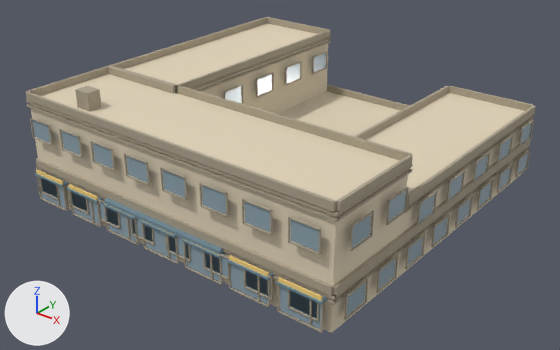
One commit to the glTF model public/buildings/commercial_4x4_court.glb: the scene before it, then after it.
Camera for both pictures: a 50 mm camera at (53.4, -34.0, 31.1) aimed at (15.6, 13.3, 1.8). Every picture has the same lights, and +X, +Y and +Z are marked at lower left. The picture after the commit comes second. Vertices at exactly the same position are counted once.

Before the edit, the objects in view are built like this:
```python
mat_commercial_4x4_court_awning = principled_material('commercial_4x4_court_awning')
mat_commercial_4x4_court_awning.base_color = (0.18, 0.28, 0.34)  # greyish blue #76909e
mat_commercial_4x4_court_awning.roughness = 0.85
mat_commercial_4x4_court_sign = principled_material('commercial_4x4_court_sign')
mat_commercial_4x4_court_sign.base_color = (0.92, 0.66, 0.22)  # yellow #f6d481
mat_commercial_4x4_court_sign.roughness = 0.85
mat_commercial_4x4_court_trim = principled_material('commercial_4x4_court_trim')
mat_commercial_4x4_court_trim.base_color = (0.418, 0.363, 0.27)  # beige #ada28e
mat_commercial_4x4_court_trim.roughness = 0.85
mat_commercial_4x4_court_wall = principled_material('commercial_4x4_court_wall')
mat_commercial_4x4_court_wall.base_color = (0.76, 0.66, 0.49)  # beige #e2d4ba
mat_commercial_4x4_court_wall.roughness = 0.85
me_commercial_4x4_court_0 = bpy.data.meshes.new('commercial_4x4_court_0')
me_commercial_4x4_court_0.from_pydata(...)  # 4014 vertices, 6120 faces; spans x -0.6..31.1, y -0.8..31.1, z 0.0..10.5
# faces by material slot: [48, 1044, 4848, 84, 96]
me_commercial_4x4_court_0.materials.append(mat_commercial_4x4_court_wall)  # beige #e2d4ba
me_commercial_4x4_court_0.materials.append(mat_commercial_4x4_court_glass)  # greyish blue #90a6b1
me_commercial_4x4_court_0.materials.append(mat_commercial_4x4_court_trim)  # beige #ada28e
me_commercial_4x4_court_0.materials.append(mat_commercial_4x4_court_sign)  # yellow #f6d481
me_commercial_4x4_court_0.materials.append(mat_commercial_4x4_court_awning)  # greyish blue #76909e
ob_commercial_4x4_court_0 = bpy.data.objects.new('commercial_4x4_court_0', me_commercial_4x4_court_0)
ob_commercial_4x4_court_0.location = (0.0, 0.0, 0.0)
```
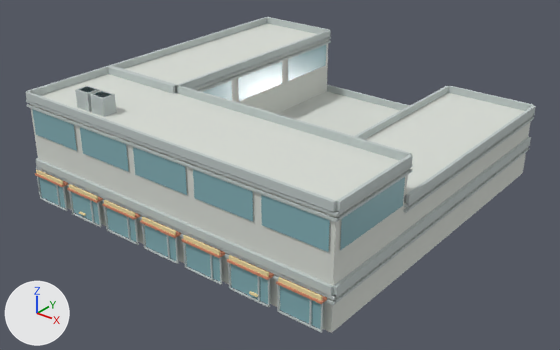
Changed parts and their boxes [x1, y1, x2, y2] in the pictures (560 x 350 px):
'commercial_4x4_court_0', recoloured, reshaped: [26, 17, 536, 333] in both
part 1 of me_commercial_4x4_court_0, added: after [30, 108, 334, 222]
part 2 of me_commercial_4x4_court_0, added: after [90, 90, 117, 117]
part 3 of me_commercial_4x4_court_0, deleted: before [30, 51, 534, 322]
part 4 of me_commercial_4x4_court_0, reshaped: before [70, 188, 268, 277]; after [32, 45, 405, 277]

Edits to the bpy script that builds the scene:
```text
Change mat_commercial_4x4_court_wall:
    mat_commercial_4x4_court_wall.base_color: (0.76, 0.66, 0.49) -> (0.7, 0.73, 0.68)  # beige #e2d4ba -> light grey #daded7
Change mat_commercial_4x4_court_trim:
    mat_commercial_4x4_court_trim.base_color: (0.418, 0.363, 0.27) -> (0.53, 0.59, 0.58)  # beige #ada28e -> light grey #c0cac8
Change mat_commercial_4x4_court_sign:
    mat_commercial_4x4_court_sign.base_color: (0.92, 0.66, 0.22) -> (0.87, 0.72, 0.38)  # yellow #f6d481 -> beige #f0dda6
Change mat_commercial_4x4_court_awning:
    mat_commercial_4x4_court_awning.base_color: (0.18, 0.28, 0.34) -> (0.66, 0.26, 0.15)  # greyish blue #76909e -> beige #d48b6c
Change me_commercial_4x4_court_0:
    used by ob_commercial_4x4_court_0; location = (0.0, 0.0, 0.0)
    remove me_commercial_4x4_court_0.from_pydata(...)  # 4014 vertices, 6120 faces; spans x -0.6..31.1, y -0.8..31.1, z 0.0..10.5
    add me_commercial_4x4_court_0.from_pydata(...)  # 964 vertices, 1460 faces; spans x -0.2..30.8, y -0.8..30.8, z 0.0..10.5
    me_commercial_4x4_court_0 part 1: a new loose piece, a box spanning x 0.0..30.5, y -0.1..0.0, z 8.25..8.38, in mat_commercial_4x4_court_trim (light grey #c0cac8)
    me_commercial_4x4_court_0 part 2: a new loose piece, a box spanning x 6.4..7.9, y 1.3..2.5, z 9.0..10.5, in mat_commercial_4x4_court_trim (light grey #c0cac8)
    me_commercial_4x4_court_0 part 3: 398 loose pieces with 3184 vertices, spanning x -0.6..31.1, y -0.6..31.1, z 0.9..7.7, are deleted
    me_commercial_4x4_court_0 part 4
    23 vertices are removed from x 8.3..22.2, y -0.6..9.2, z 2.7..6.0
    50 faces are deleted
    1 vertex moves within x 8.3, y 9.0, z 6.0
    61 vertices are added at x -0.1..30.6, y -0.1..30.6, z 6.0..10.5
    40 new vertices lie (0.0, 0.0, 2.2) away from vertices in x -0.1..30.6, y -0.1..30.6, z 6.0
    24 new faces join them, mat_commercial_4x4_court_trim (light grey #c0cac8)
    44 new faces join them, mat_commercial_4x4_court_glass (cyan #86b3ba)
    14 new faces join them, mat_commercial_4x4_court_sign (beige #f0dda6)
    other edits to the shape of me_commercial_4x4_court_0 do not show in these pictures
```
